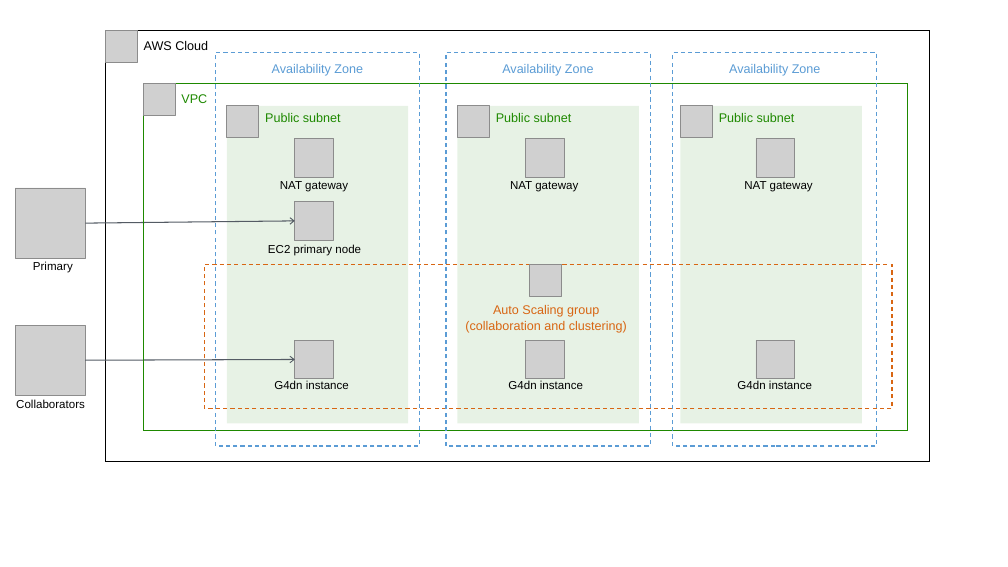
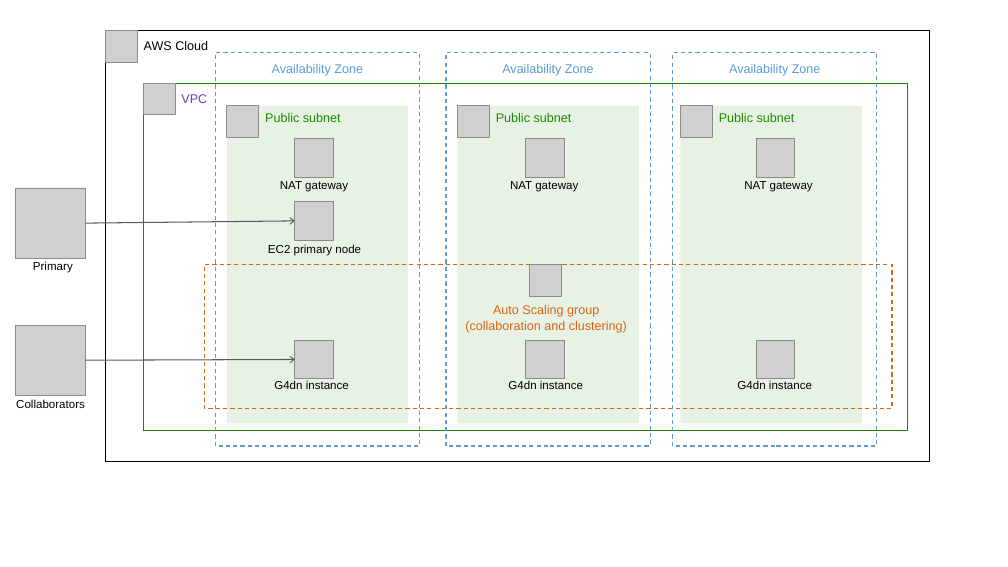
Before and after one commit to aws-quickstart/quickstart-nvidia-cloudxr, a slide deck: slide 1 of docs/deployment_guide/images/nvidia-cloudxr-architecture-diagram.pptx. Drawn at 1008x567 pixels with LibreOffice and Linux fonts; fonts in the diff are those of the drawing; grey boxes stand for pictures. Boxes give left, top, right and bottom in pixels: in the first picture for what was removed or moved away, otherwise in the second. Text is boxed around its words. In the diff, an @@ line names an element or a change of style, - is before the commit and + after.

```diff
--- a/docs/deployment_guide/images/nvidia-cloudxr-architecture-diagram.pptx
+++ b/docs/deployment_guide/images/nvidia-cloudxr-architecture-diagram.pptx
@@ rectangle "VPC" at [144, 83, 907, 431]: text colour #1E8900 to #693BC5 @@
```
Also in this commit, not shown: 2 other files.
